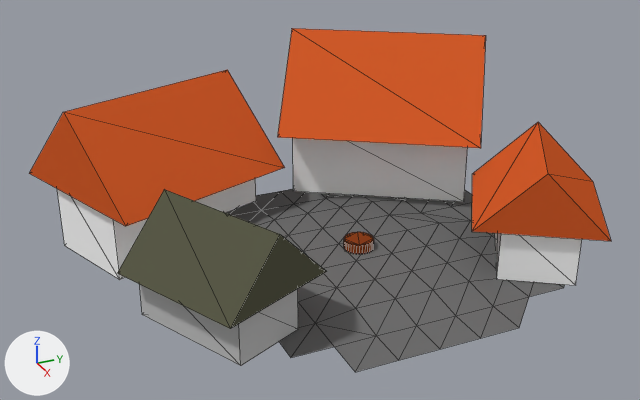
The Blender file webgl/models/building.blend: old version first, new version second.
Both versions are drawn from a 50 mm lens placed at (2.078, -1.086, 1.294), pointed at (0.199, -0.241, 0.355). The lights are fixed; the arrows at lower left show +X, +Y and +Z. Mesh edges are drawn as thin lines.
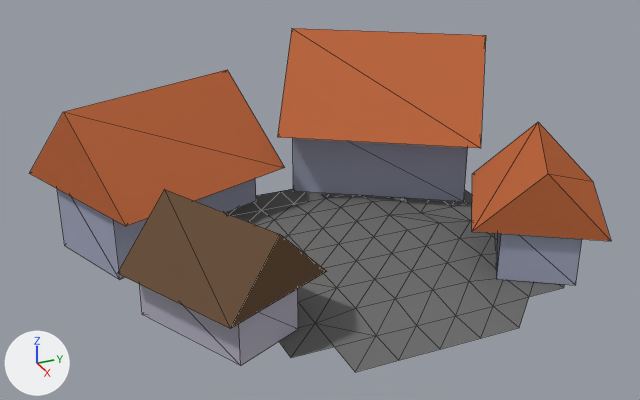
The newer file is also turned or shifted as a whole; pictures and numbers use the older file's frame.

Diff of the bpy script that builds the scene:
```diff
--- a/webgl/models/building.blend.py
+++ b/webgl/models/building.blend.py
@@ mat_dumy @@
+mat_dumy = diffuse_material('dumy')
+mat_dumy.base_color = (0.361, 0.386, 0.507)  # grey #a2a7bd
@@ mat_strecha2 @@
+mat_strecha2 = diffuse_material('strecha2')
+mat_strecha2.base_color = (0.142, 0.0848, 0.0492)  # brown #69523f
@@ mat_namesti @@
+mat_namesti = diffuse_material('namesti')
+mat_namesti.base_color = (0.168, 0.168, 0.168)  # grey #727272
@@ mat_strecha @@
+mat_strecha = diffuse_material('strecha')
+mat_strecha.base_color = (0.517, 0.145, 0.0557)  # orange #be6a43
@@ me_cube_132 @@
 # used by ob_cube_131; location = (0.363, -0.187, 0.248); rotation_euler = (0.0, 0.0, 0.99), in degrees (0, 0, 57); scale = (0.268, 0.268, 0.23)
-me_cube_132.from_pydata(...)  # 213 vertices, 354 faces; spans x -3.47..2.07, y -2.01..2.86, z -0.31..1.93
-me_cube_132.materials.append(mat_material_009)  # brown #8b401d
+me_cube_132.from_pydata(...)  # 149 vertices, 230 faces; spans x -3.47..2.07, y -2.01..2.86, z -0.31..1.93
+# me_cube_132 part 1: the loose piece of 64 vertices spanning x -0.24..0.04, y 0.02..0.29, z -0.14..0.17 is deleted
+# me_cube_132 part 2: 36 faces spanning x -3.12..1.84, y -0.26..2.48, z -0.31..1.06 switch from mat_material_005 (white #ffffff) to mat_dumy (grey #a2a7bd)
+# me_cube_132 part 3: 24 faces spanning x -3.47..2.07, y -0.53..2.86, z 0.52..1.93 switch from mat_material_007 (orange #d65d2b) to mat_strecha (orange #be6a43)
+# me_cube_132 part 4: 150 faces spanning x -2.32..1.85, y -1.74..2.42, z 0.01..0.06 switch from mat_material_010 (grey #707070) to mat_namesti (grey #727272)
+# me_cube_132 part 5: 8 faces spanning x -1.84..-0.21, y -2.01..-0.44, z 0.54..1.17 switch from mat_material_006 (dark yellow #5a5a48) to mat_strecha2 (brown #69523f)
 me_cube_132.materials.append(mat_material_008)
```

Boxes (x1, y1, x2, y2) around the edits, measured in the pictures (640 x 400 px):
part 1 of me_cube_132, deleted (brown): before (344, 232, 374, 254)
part 2 of me_cube_132, recoloured: (57, 138, 582, 285) in both
part 3 of me_cube_132, recoloured: (29, 28, 611, 241) in both
part 4 of me_cube_132, recoloured: (225, 189, 565, 288) in both
part 5 of me_cube_132, recoloured (yellow to brown): (117, 189, 320, 328) in both
